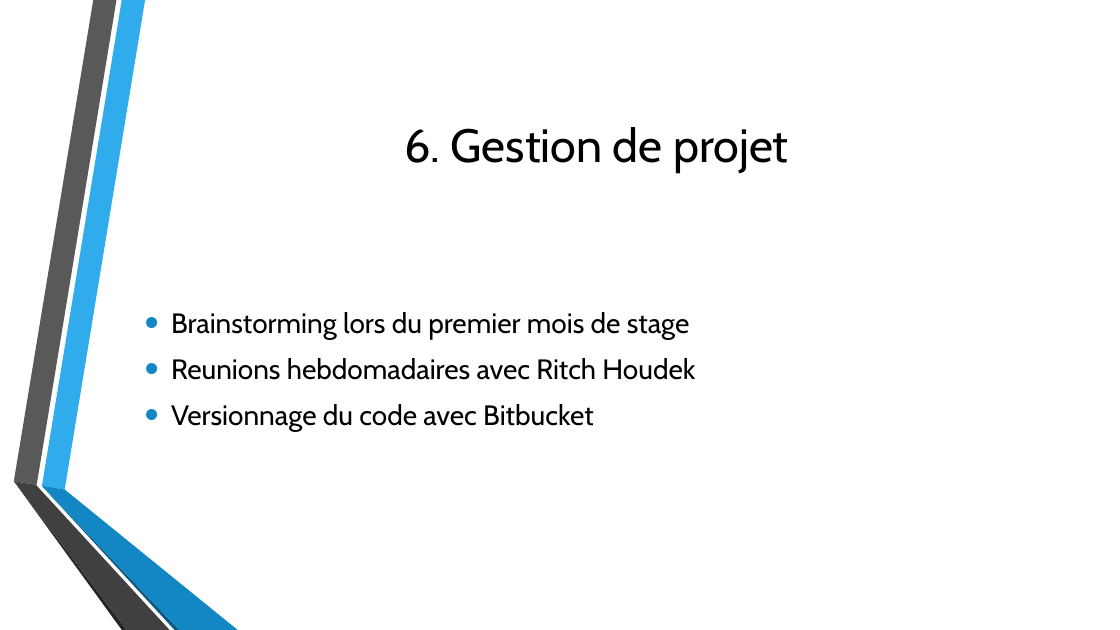
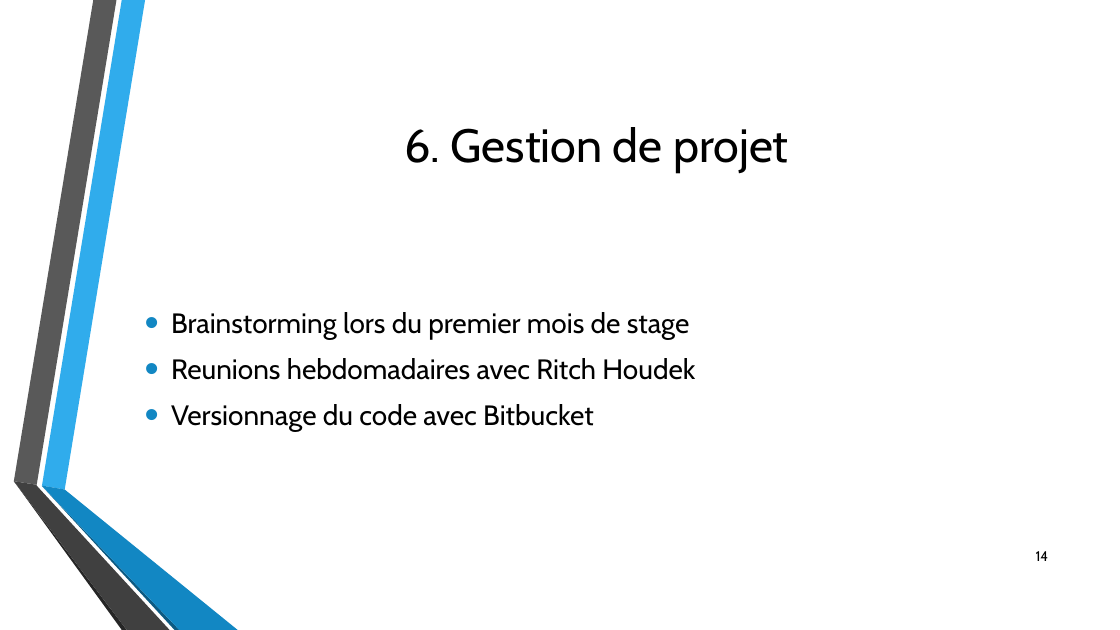
Before and after one commit to davidrubino/cmdb, a slide deck: slide 14 of report/cmdb.pptx (slide 15 before the commit). Drawn at 1120x630 pixels with LibreOffice and Linux fonts; fonts in the diff are those of the drawing; background and template pictures are left out. Boxes give left, top, right and bottom in pixels: in the first picture for what was removed or moved away, otherwise in the second. Text is boxed around its words. In the diff, an @@ line names an element or a change of style, - is before the commit and + after.

```diff
--- a/report/cmdb.pptx
+++ b/report/cmdb.pptx
@@ page number added at (x1=1036, y1=551, x2=1049, y2=561), 12 pt, text #000000 @@
+14
```
Also in this commit, not shown: 16 other slides changed, 1 slide removed, 3 other files.
